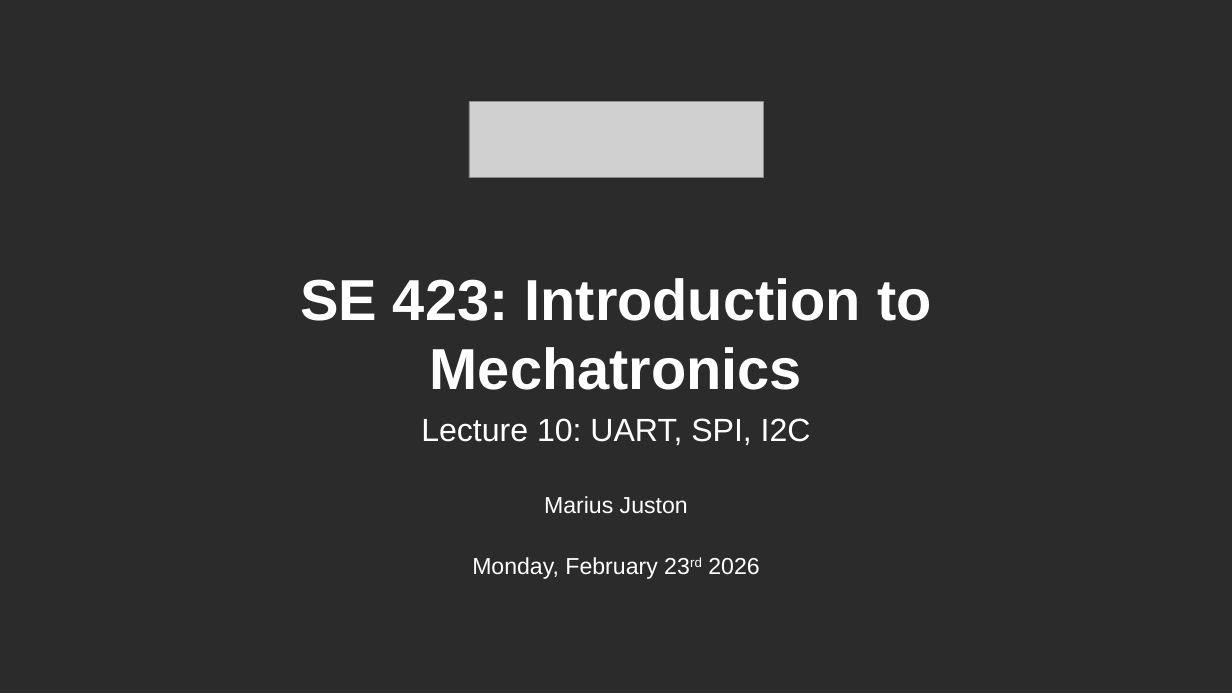
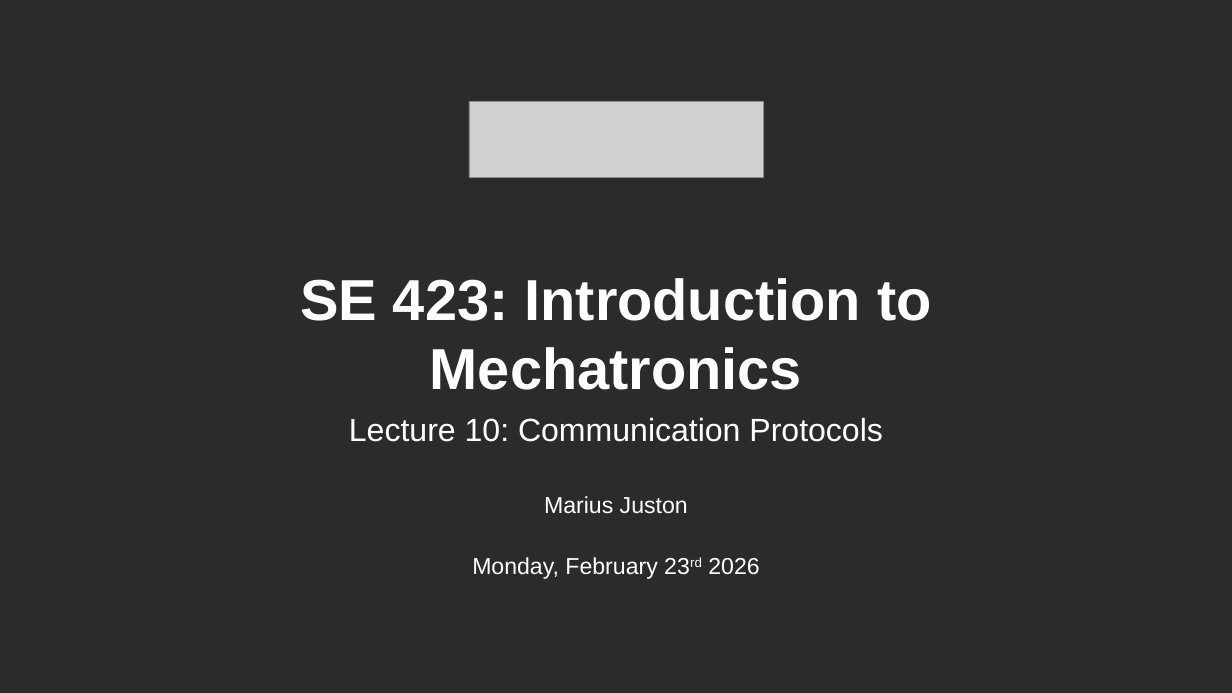
Before and after one commit to Marius-Juston/SE-423---Class-Material, a slide deck: slide 1 of Lectures/Slides/L10.pptx. Drawn at 1232x693 pixels with LibreOffice and Linux fonts; fonts in the diff are those of the drawing; grey boxes stand for pictures; background and template pictures are left out; a plain dark background stands for a picture behind light text. Boxes give left, top, right and bottom in pixels: in the first picture for what was removed or moved away, otherwise in the second. Text is boxed around its words. In the diff, an @@ line names an element or a change of style, - is before the commit and + after.

```diff
--- a/Lectures/Slides/L10.pptx
+++ b/Lectures/Slides/L10.pptx
@@ text at [349, 417, 883, 442]: text changed @@
-Lecture 10: UART, SPI, I2C
+Lecture 10: Communication Protocols
```
Also in this commit, not shown: 4 other slides changed, 5 slides added, 8 slides removed, 1 other file.
